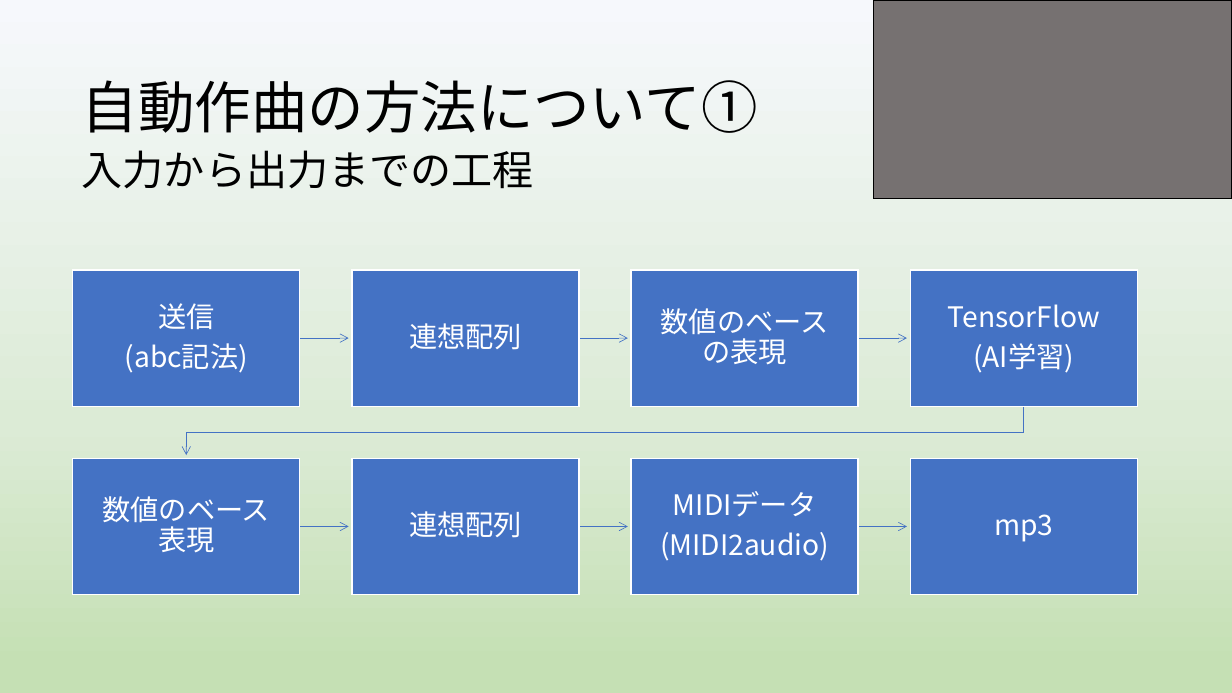
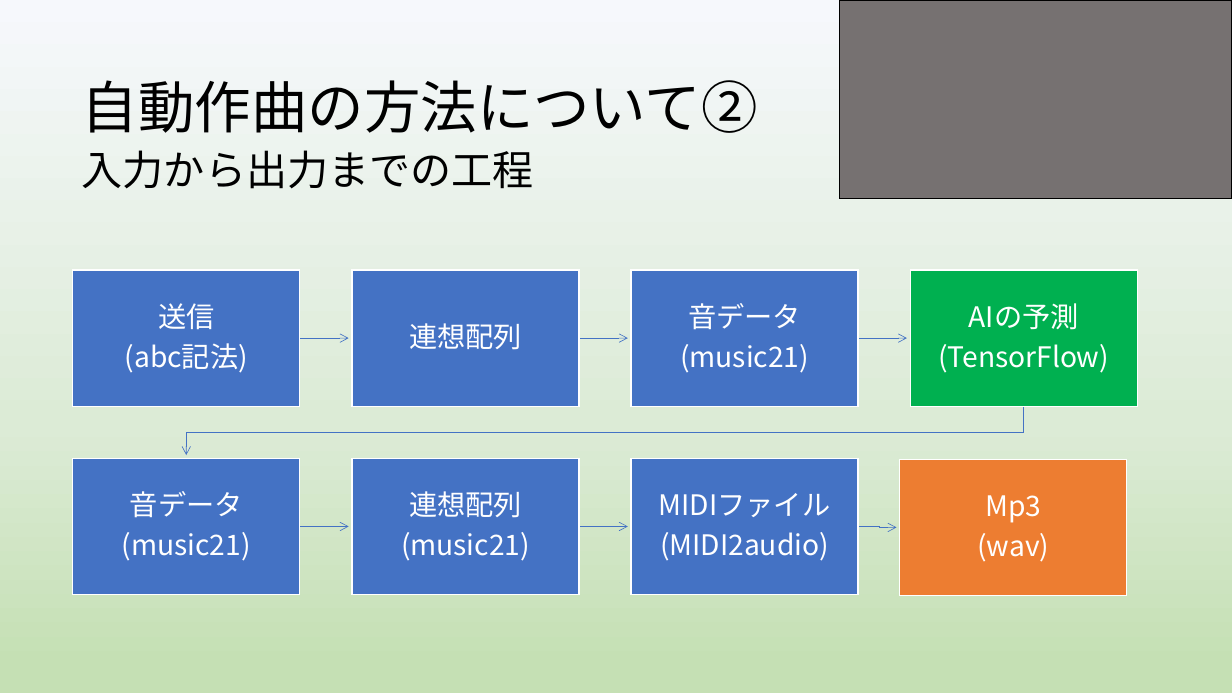
Before and after one commit to yoshitake266/bitComposer_prj, a slide deck: slide 8 of presentation/graduation/bit Composer3 .pptx (slide 10 before the commit). Drawn at 1232x693 pixels with LibreOffice and Linux fonts; fonts in the diff are those of the drawing. Boxes give left, top, right and bottom in pixels: in the first picture for what was removed or moved away, otherwise in the second. Text is boxed around its words. In the diff, an @@ line names an element or a change of style, - is before the commit and + after.

```diff
--- a/presentation/graduation/bit Composer3 .pptx
+++ b/presentation/graduation/bit Composer3 .pptx
@@ rectangle: place and size @@
-rectangle at [873,0,1232,199]
+rectangle at [839,0,1232,199]
@@ title at [82,80,758,133]: text changed @@
-自動作曲の方法について①
+自動作曲の方法について②
@@ rectangle at [910,270,1138,406]: fill #4472C4 to #00B050 @@
@@ text at [680,303,809,373]: text changed @@
-数値のベースの表現
+音データ
+(music21)
@@ text at [938,303,1109,373]: text changed @@
-TensorFlow
-(AI学習)
+AIの予測
+(TensorFlow)
@@ rectangle: place and size @@
-rectangle at [910,458,1138,594]
+rectangle at [900,459,1128,595]
@@ rectangle at [900,459,1128,595]: fill #4472C4 to #ED7D31 @@
@@ text at [122,491,251,561]: text changed @@
-数値のベース表現
+音データ
+(music21)
@@ text at [659,493,831,517]: text changed @@
-MIDIデータ
+MIDIファイル
@@ text at [977,495,1049,562]: text changed @@
-mp3
+Mp3
+(wav)
@@ text at [401,532,530,561]: paragraph added @@
+(music21)
@@ freeform shape: place and size @@
-freeform shape at [858,522,907,531]
+freeform shape at [858,522,897,531]
```
Also in this commit, not shown: 7 other slides changed, 7 slides added, 7 slides removed.
